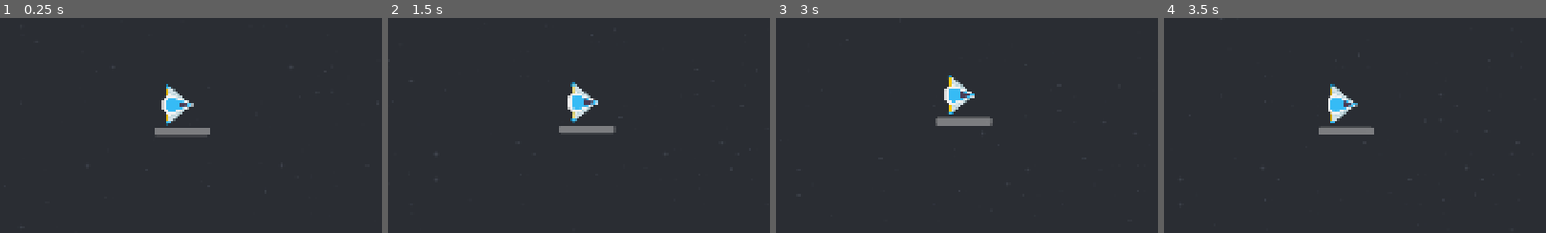
Above: before the commit, frames 1-4 (left to right).
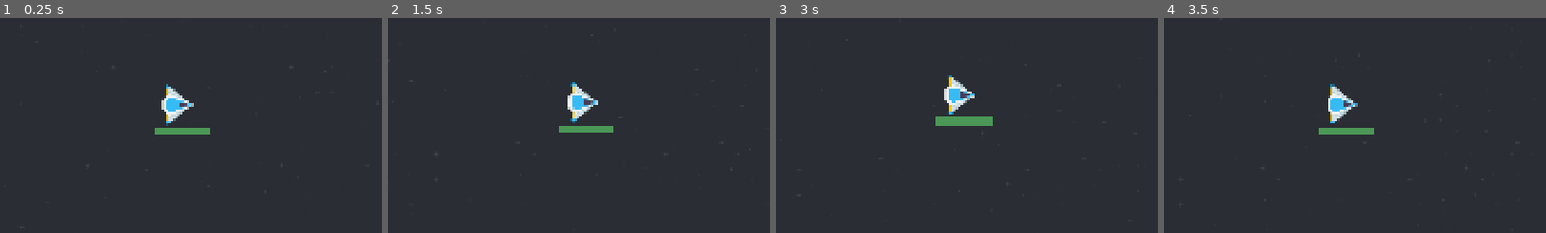
Above: after the commit, the same moments.

Repository: two-sticks-and-a-rock/space-arcade
Game: Godot game, scene res://scenes/main.tscn
Two runs of this game, one before a commit and one after it. Both use one fixed random seed, a clock stepped at 60 frames per second and the inputs below.
Inputs (mouse positions are % of the whole screen's width and height, from its top left):
- Up to frame 1 (0.25 s): no input
- Up to frame 2 (1.5 s): tap Enter at 0.5 s; move the mouse to (72, 45) at 0.52 s; press the mouse at (72, 45) at 0.53 s; tap Space at 1.25 s; move the mouse to (30, 55) at 1.27 s; release the mouse at (30, 55) at 1.28 s; click (30, 55) at 1.35 s
- Up to frame 3 (3 s): move the mouse to (60, 28) at 2.02 s; press the mouse at (60, 28) at 2.03 s; tap Enter at 2.75 s; move the mouse to (45, 70) at 2.77 s; release the mouse at (45, 70) at 2.78 s; click (45, 70) at 2.85 s
- Up to frame 4 (3.5 s): no input
The pictures show only the part of the screen within x 27-77%, y 30-80%; the shares and areas given below are measured in that part.

The runs differ from the first frame. In frame 1, 0.5% of the frame differs, in the area x 40-55%, y 51-55%; in frame 2, 0.5%; in frame 3, 0.7%, in the area x 41-57%, y 45-51%; in frame 4, 0.6%.

Commit message:
display hp

Diff:
--- a/scenes/player/player.tscn
+++ b/scenes/player/player.tscn
@@ -18,6 +18,11 @@
 
 [sub_resource type="CircleShape2D" id="CircleShape2D_gmlin"]
 radius = 36.05551
+
+[sub_resource type="StyleBoxFlat" id="StyleBoxFlat_p47bc"]
+
+[sub_resource type="StyleBoxFlat" id="StyleBoxFlat_lvxji"]
+bg_color = Color(0.29237694, 0.5903247, 0.33716953, 1)
 
 [node name="player" type="StaticBody2D" unique_id=1664336922]
 collision_mask = 2
@@ -49,6 +54,8 @@
 offset_bottom = 77.0
 grow_horizontal = 2
 grow_vertical = 0
+theme_override_styles/background = SubResource("StyleBoxFlat_p47bc")
+theme_override_styles/fill = SubResource("StyleBoxFlat_lvxji")
 step = 1.0
 value = 100.0
 show_percentage = false
